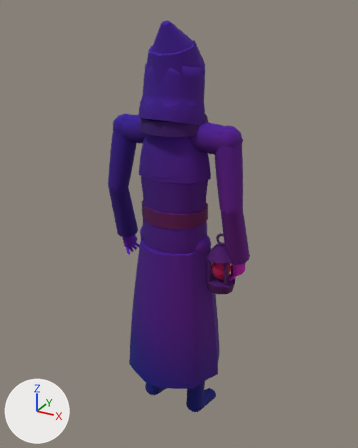
A saved change to the glTF model assets/kit/skel_wretch.glb.
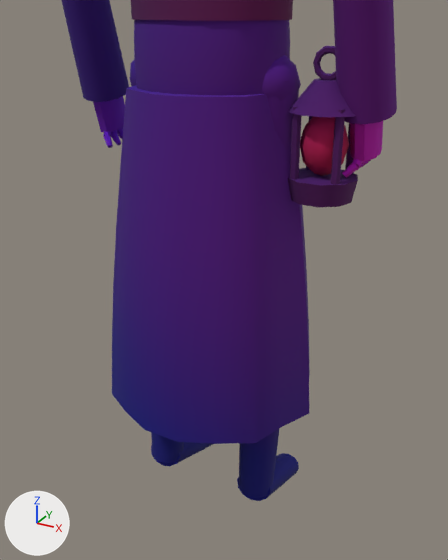
There are two pictures of each version: one whole from a camera (50 mm lens) standing at (0.934, -1.661, 1.853) and looking at (-0.004, 0.045, 1.0), one close up from a camera (50 mm lens) standing at (0.573, -0.994, 1.068) and looking at (0.081, -0.098, 0.621). The axes (+X, +Y, +Z) are drawn at lower left. The lights are the same throughout. The older version's two pictures come first. Vertices at exactly the same position are counted once.

Objects in the first close-up: 'wretch'.
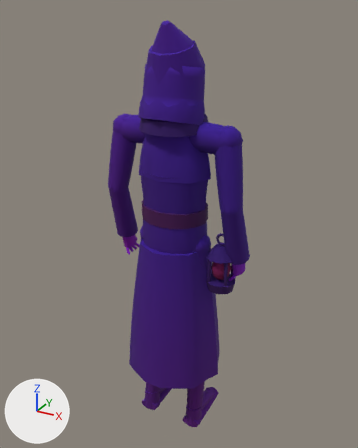
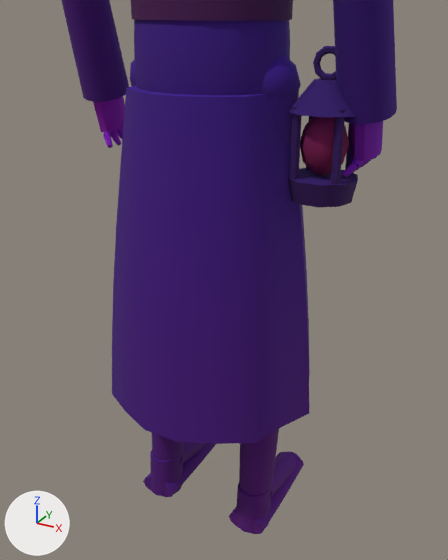
Changed parts and their boxes (x1, y1, x2, y2) in the close-ups (448 x 560 px; the box of a moved part takes in the faces that stretch with it):
```json
{"object": "wretch", "change": "reshaped", "before": [61, 0, 397, 501], "after": [61, 0, 397, 534]}
{"part": 1, "of": "me_wretch", "change": "added", "after": [143, 443, 216, 497], "on screen": "purple"}
{"part": 2, "of": "me_wretch", "change": "added", "after": [180, 442, 208, 464]}
{"part": 3, "of": "me_wretch", "change": "added", "after": [229, 452, 304, 534]}
{"part": 4, "of": "me_wretch", "change": "added", "after": [270, 451, 300, 498], "on screen": "purple"}
{"part": 5, "of": "me_wretch", "change": "moved or reshaped", "before": [151, 429, 299, 501], "after": [150, 429, 279, 533]}
{"part": 6, "of": "me_wretch", "change": "recoloured", "before": [63, 0, 397, 492], "after": [63, 0, 397, 492]}
```

The change, as JSON lines over the scene's bpy script:
```json
{"block": "me_wretch", "where": "# used by ob_wretch; location = (0.0, 0.0, 0.0)"}
{"op": "remove", "block": "me_wretch", "code": "me_wretch.from_pydata(...)  # 2463 vertices, 4648 faces; spans x -0.32..0.32, y -0.2..0.2, z 0.01..1.81"}
{"op": "add", "block": "me_wretch", "code": "me_wretch.from_pydata(...)  # 2715 vertices, 5128 faces; spans x -0.32..0.32, y -0.2..0.2, z 0.01..1.81"}
{"block": "me_wretch", "change": "me_wretch part 1: the loose piece of 48 vertices spanning x -0.16..-0.08, y -0.04..0.17, z 0.01..0.14 is copied, and the copy is multiplied about its middle by the matrix ((1.094, 0.0, 0.0), (0.0, 1.124, -0.459), (0.0, 0.265, 0.698)), then moved by (0.0, -0.01, -0.04); it spans x -0.16..-0.07, y -0.06..0.19, z 0.01..0.06"}
{"block": "me_wretch", "change": "me_wretch part 2: the loose piece of 48 vertices spanning x -0.16..-0.08, y -0.04..0.17, z 0.01..0.14 is copied, and the copy is scaled about its middle by (0.869, 1.1, 0.841), then moved by (0.0, 0.02, -0.01); it spans x -0.15..-0.08, y -0.02..0.2, z 0.01..0.12"}
{"block": "me_wretch", "change": "me_wretch part 3: the loose piece of 48 vertices spanning x 0.08..0.16, y -0.04..0.17, z 0.01..0.14 is copied, and the copy is multiplied about its middle by the matrix ((1.094, 0.0, 0.0), (0.0, 1.124, -0.459), (0.0, 0.265, 0.698)), then moved by (0.0, -0.01, -0.04); it spans x 0.07..0.16, y -0.06..0.19, z 0.01..0.06"}
{"block": "me_wretch", "change": "me_wretch part 4: the loose piece of 48 vertices spanning x 0.08..0.16, y -0.04..0.17, z 0.01..0.14 is copied, and the copy is scaled about its middle by (0.869, 1.1, 0.841), then moved by (0.0, 0.02, -0.01); it spans x 0.08..0.15, y -0.02..0.2, z 0.01..0.12"}
{"block": "me_wretch", "change": "me_wretch part 5: 5 vertices moved from x -0.14..0.14, y -0.04..0.03, z 0.06..0.08 to x -0.14..0.14, y -0.04..0.02, z 0.06..0.08; 93 vertices removed from x -0.16..0.16, y -0.05..0.17, z 0.01..0.21; 153 vertices added at x -0.15..0.15, y -0.07..0.02, z 0.01..0.21"}
{"block": "me_wretch", "change": "me_wretch part 6: 4213 kept faces spanning x -0.32..0.32, y -0.2..0.2, z 0.1..1.81 get new vertex colours; the middle colour goes from purple #8000cc to purple #7f00cc"}
```
